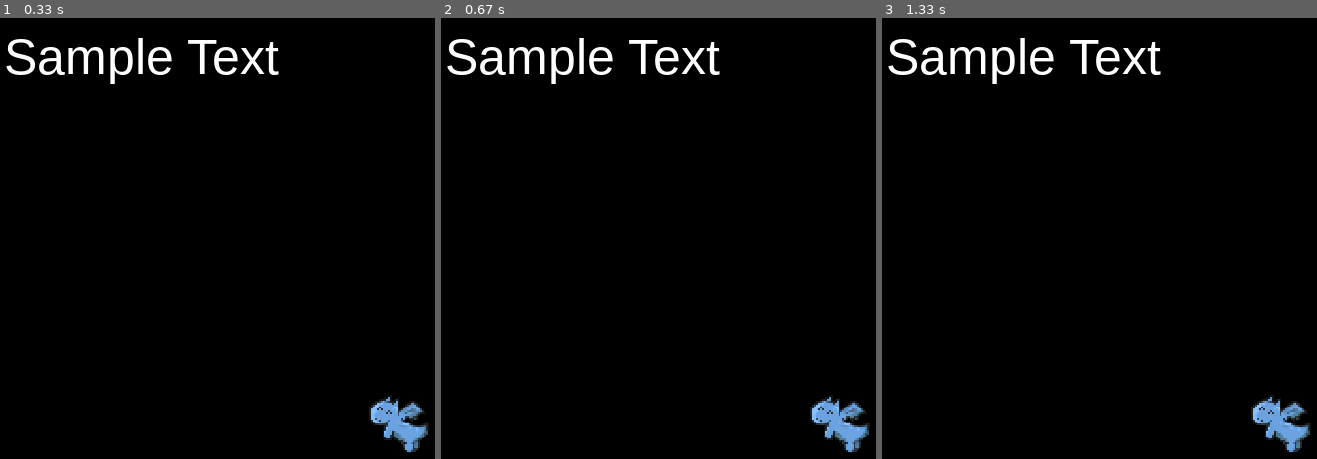
Above: before the commit, frames 1-3 (left to right).
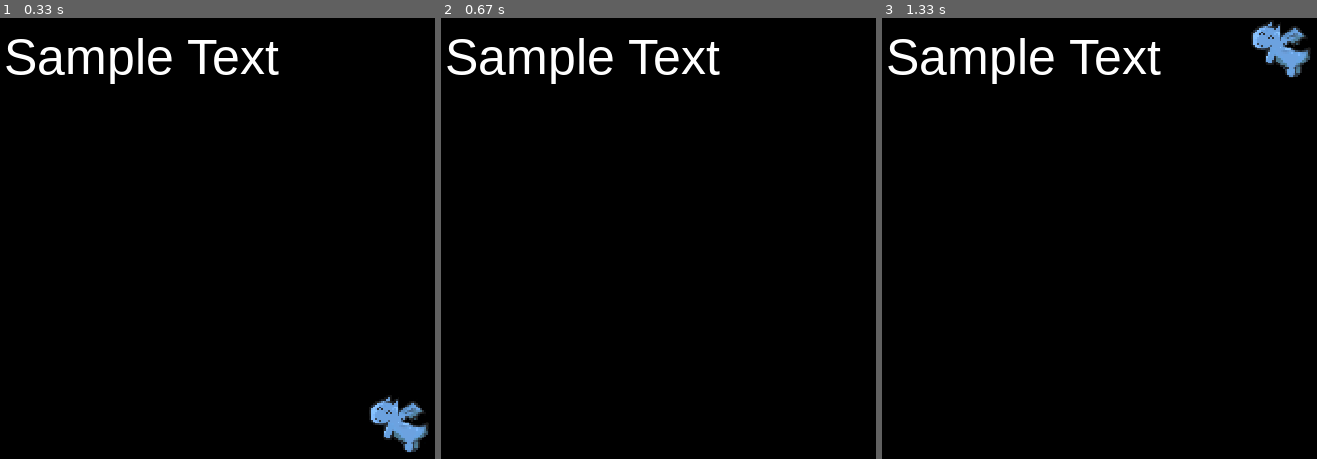
Above: after the commit, the same moments.

Repository: m-heck/SwampHacks
Game: pygame game, started from main.py
The game is run twice, just before and just after one commit, with the same random seed, the same clock (stepped at 60 frames per second) and the same inputs.
Inputs:
- Up to frame 1 (0.33 s): no input
- Up to frame 2 (0.67 s): no input
- Up to frame 3 (1.33 s): no input

Frame 1 is identical in both runs. In frame 2, 1.0% of the frame differs, in the area x 84-99%, y 85-99%; in frame 3, 2.0%, in the area x 84-99%, y 0-99%.

Commit message:
attacker in progress

Diff:
--- a/fighter.py
+++ b/fighter.py
@@ -21,11 +21,12 @@
     def draw(self, window):
         window.blit(self.img, (self.x, self.y))
 
+
 class Attacker(Fighter):
-    def __init__(self, x=375, y=375, hp = 100, movespd = 1):
+    def __init__(self, x=375, y=375, hp = 100, movespd = 500):
         super().__init__(x, y)
         self.hp = hp
-        self.movespd = movespd  # A percentage (where 1 = 100%)
+        self.movespd = movespd
         self.img = BLUE_DRAGON_1
 
     def draw(self, window):
@@ -33,27 +34,31 @@
 
     # MOVEMENT METHODS
     def move_right(self, steps, window_width):
-        if self.x + self.img.get_width() + steps <= window_width:
-            self.x += steps * self.movespd
+        if self.x + self.img.get_width() + 10 <= window_width:
+            self.x += 10 * self.movespd
         else:
-            self.x = window_width
+            self.x = window_width - self.img.get_width()
+        pygame.time.wait(self.movespd)
 
     def move_left(self, steps):
         if self.x - steps >= 0:
             self.x -= steps * self.movespd
         else:
             self.x = 0
+        pygame.time.wait(self.movespd)
 
     def move_up(self, steps):
-        if self.y - steps <= 0:
-            self.y += steps * self.movespd
+        if self.y - steps >= 0:
+            self.y -= steps * self.movespd
         else:
             self.y = 0
+        pygame.time.wait(self.movespd)
 
     def move_down(self, steps, window_height):
         if self.y + steps + self.img.get_height() <= window_height:
             self.y += steps * self.movespd
         else:
             self.y = window_height
+        pygame.time.wait(self.movespd)
 
     # def take_damage
--- /dev/null
+++ b/helper.py
@@ -0,0 +1,12 @@
+import fighter
+
+
+def step(obj, window, steps, direction):
+    if direction == "right":
+        obj.move_right()
+    elif direction == "left":
+        obj.move_left()
+    elif direction == "down":
+        obj.move_down()
+    elif direction == "up":
+        obj.move_up()
--- a/main.py
+++ b/main.py
@@ -2,6 +2,7 @@
 import os
 import time
 import random
+import helper
 from fighter import Attacker
 
 # initializes pygame's fonts
@@ -20,7 +21,7 @@
     main_font = pygame.font.SysFont('arial', 50)
 
     # CREATES PLAYER OBJECT
-    player = Attacker()
+    attacker = Attacker()
 
     clock = pygame.time.Clock()  # Checks for events 60 times every second
 
@@ -35,8 +36,8 @@
 
         WINDOW.blit(sample_label, (10, 10))  # Draws the text
 
-        # DRAWS THE PLAYER
-        player.draw(WINDOW)
+        # DRAWS THE ATTACKER
+        attacker.draw(WINDOW)
 
         pygame.display.update()  # Refreshes the display
 
@@ -55,5 +56,7 @@
         # CHECKS FOR USER INPUT
         keys = pygame.key.get_pressed()  # Returns a dictionary with all the keys pressed
 
+        attacker.move_up(10)
+
 
 main()
